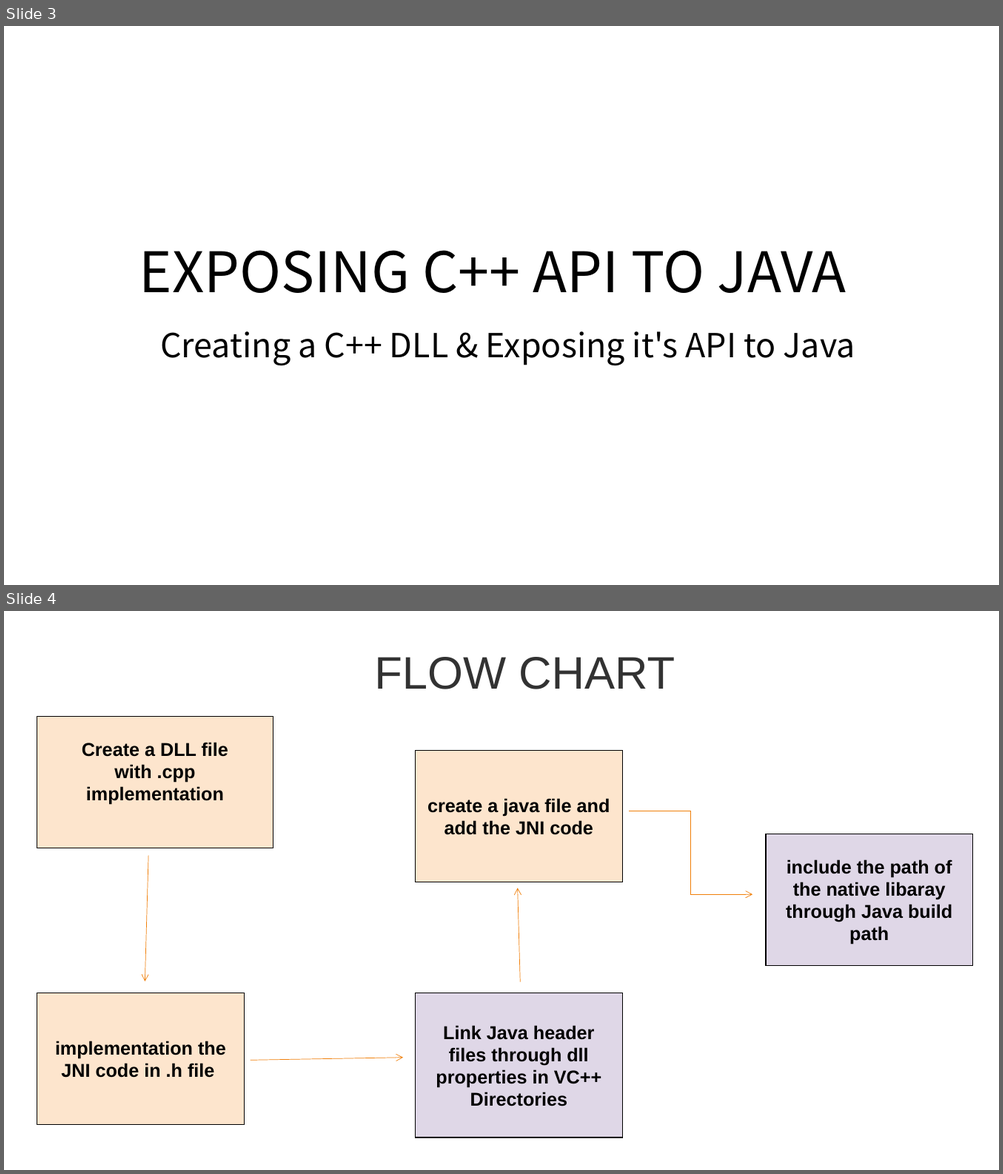
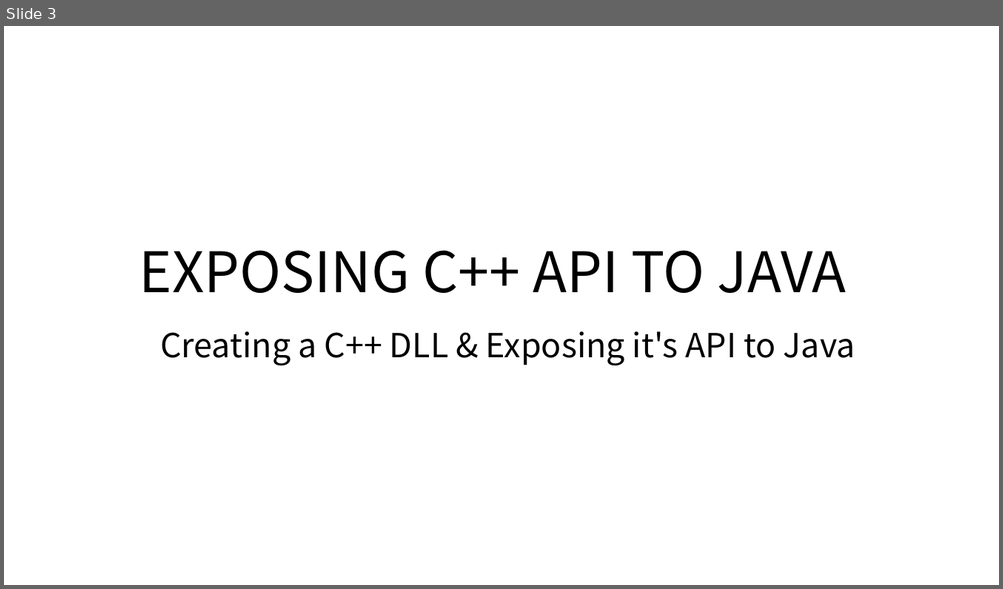
Before and after one commit to nowairanum/Learning, a slide deck: docs/Presentation.pptx. Shown one above the other, each under a label of ours: slides 3 and 4 before the commit, slide 3 after it. The pictures are 1003x1174 and 1003x589 pixels, drawn with LibreOffice and Linux fonts; fonts in the diff are those of the drawing. Boxes give left, top, right and bottom in pixels: in the first picture for what was removed or moved away, otherwise in the second. Text is boxed around its words. In the diff, an @@ line names an element or a change of style, - is before the commit and + after.

```diff
--- a/docs/Presentation.pptx
+++ b/docs/Presentation.pptx
@@ slide 4 removed at [4, 611, 999, 1170], background #FFFFFF @@
@@ title removed at [374, 657, 674, 689] @@
-FLOW CHART
@@ rectangle removed at [37, 717, 273, 849] @@
-Create a DLL file with .cpp implementation
@@ rectangle removed at [415, 751, 623, 882] @@
-create a java file and add the JNI code
@@ elbow arrow removed from (629, 811) to (752, 894) @@
@@ rectangle removed at [765, 834, 973, 965] @@
-include the path of the native libaray through Java build path
@@ arrow removed from (149, 856) to (145, 982) @@
@@ arrow removed from (521, 982) to (518, 889) @@
@@ rectangle removed at [37, 994, 244, 1125] @@
-implementation the JNI code in .h file
@@ rectangle removed at [415, 994, 623, 1139] @@
-Link Java header files through dll properties in VC++ Directories
@@ arrow removed from (250, 1061) to (403, 1058) @@
```
Also in this commit, not shown: 1 slide changed, 5 slides added, 11 other files.
